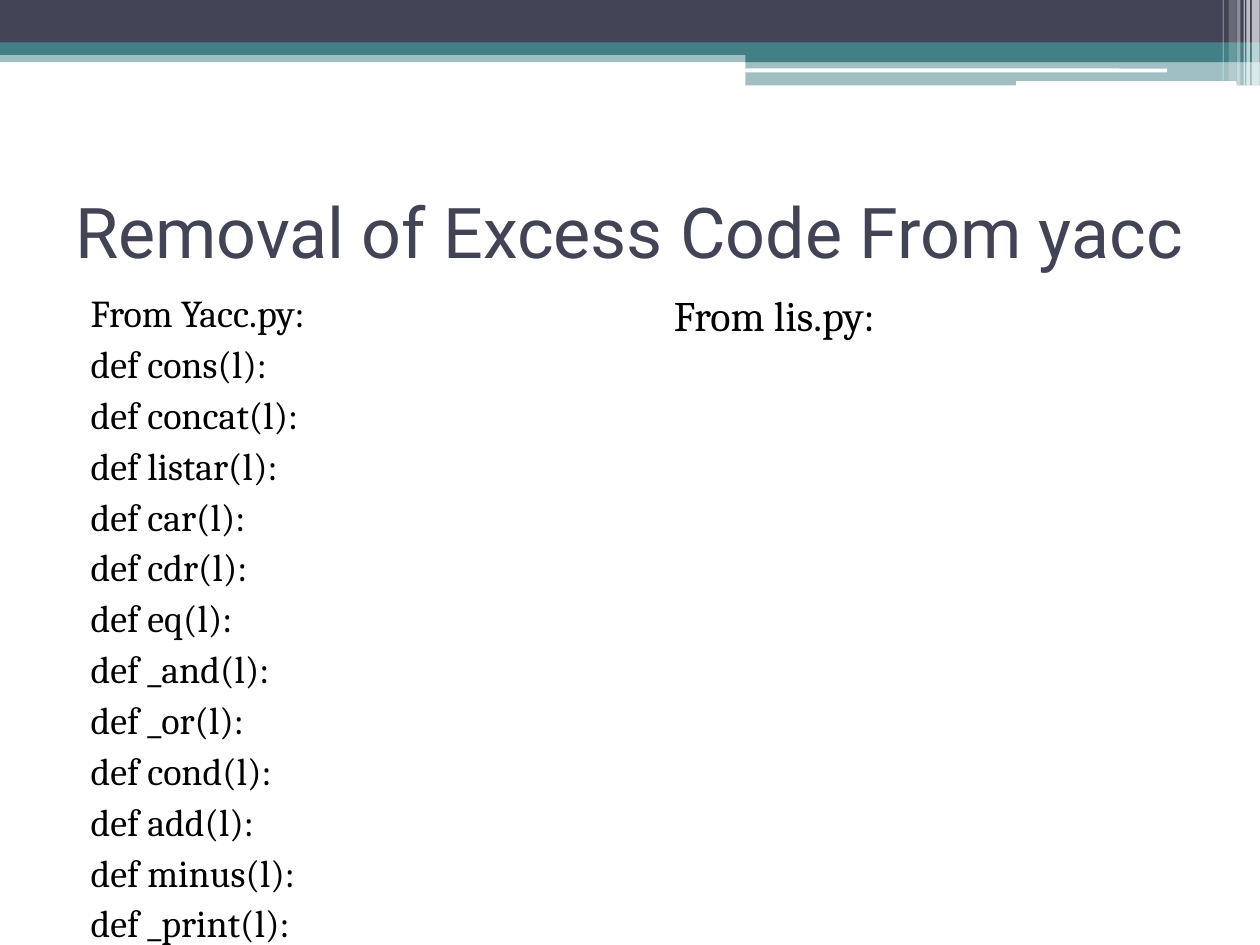
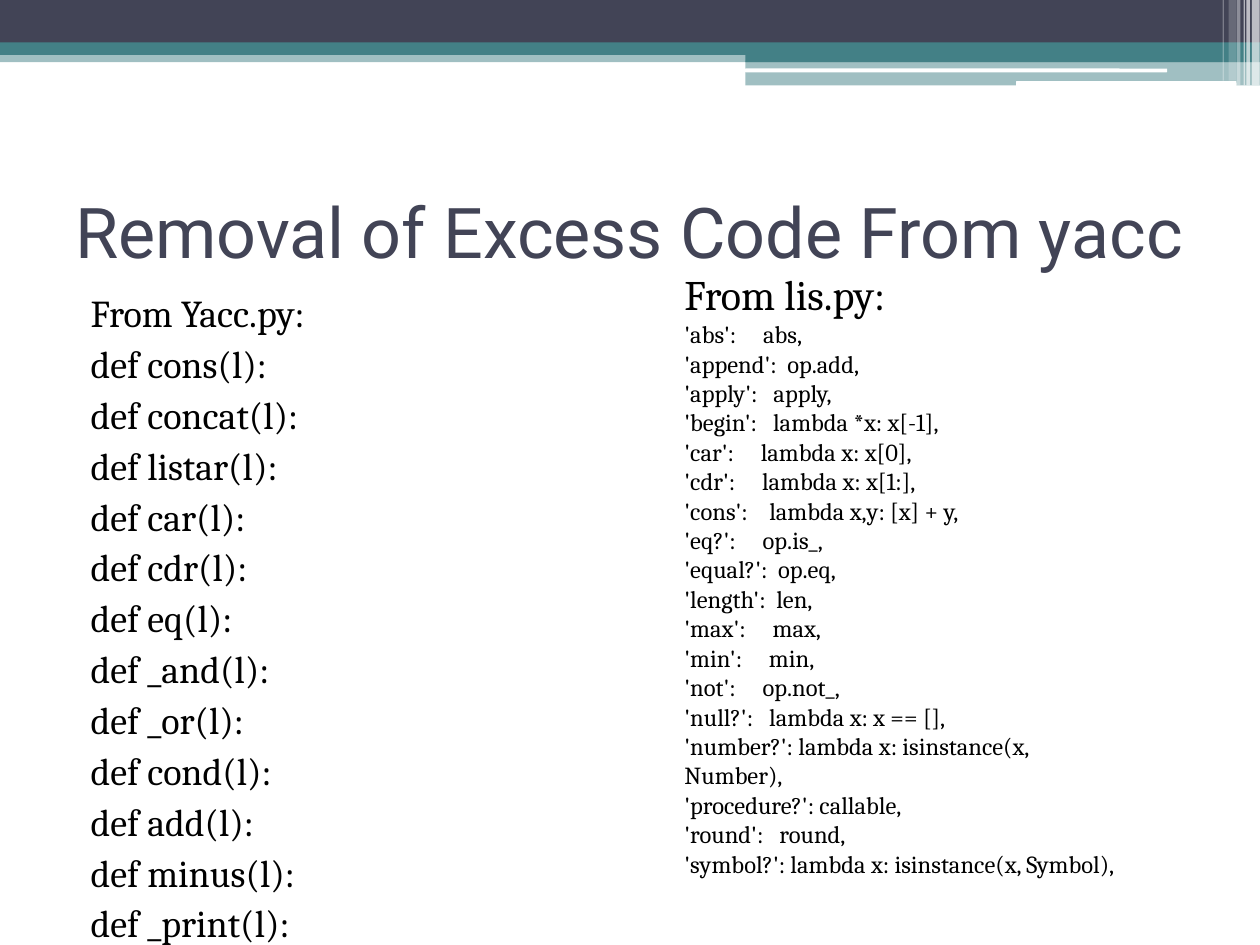
Before and after one commit to kendynguyen04/PLFinalProject, a slide deck: slide 2 of Presentation_PLFinal.pptx. Drawn at 1260x945 pixels with LibreOffice and Linux fonts; fonts in the diff are those of the drawing. Boxes give left, top, right and bottom in pixels: in the first picture for what was removed or moved away, otherwise in the second. Text is boxed around its words. In the diff, an @@ line names an element or a change of style, - is before the commit and + after.

```diff
--- a/Presentation_PLFinal.pptx
+++ b/Presentation_PLFinal.pptx
@@ text "From lis.py:" moved from (x1=674, y1=301, x2=875, y2=340) to (x1=684, y1=281, x2=1114, y2=878) @@
@@ text at (x1=684, y1=326, x2=1114, y2=878): paragraphs added @@
+'abs': abs,
+'append': op.add,
+'apply': apply,
+'begin': lambda *x: x[-1],
+'car': lambda x: x[0],
+'cdr': lambda x: x[1:],
+'cons': lambda x,y: [x] + y,
+'eq?': op.is_,
+'equal?': op.eq,
+'length': len,
+'max': max,
+'min': min,
+'not': op.not_,
+'null?': lambda x: x == [],
+'number?': lambda x: isinstance(x, Number),
+'procedure?': callable,
+'round': round,
+'symbol?': lambda x: isinstance(x, Symbol),
```
Also in this commit, not shown: 1 other slide changed.
